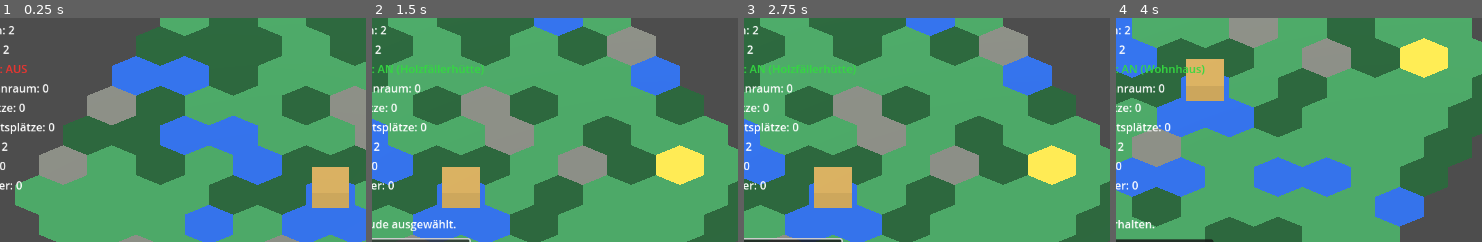
Above: before the commit, frames 1-4 (left to right).
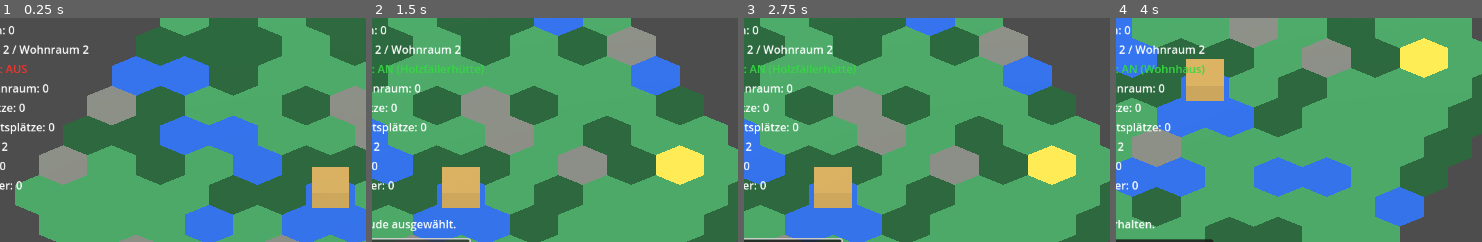
Above: after the commit, the same moments.

Repository: Ranu4922/CodexGame
Game: Godot game, scene res://scenes/Main.tscn
Same seed, same stepped clock (60 frames per second), same inputs: the game is played once before the commit and once after it.
Inputs (mouse positions are % of the whole screen's width and height, from its top left):
- Up to frame 1 (0.25 s): no input
- Up to frame 2 (1.5 s): tap Enter at 0.5 s; move the mouse to (78, 45) at 0.52 s; hold D 0.53-1.25 s; tap B at 0.6 s; click (78, 45) at 0.67 s; click "Holzfällerhütte" at 1.25 s
- Up to frame 3 (2.75 s): click "Steinmine" at 2 s
- Up to frame 4 (4 s): click "Wohnhaus" at 2.75 s; tap Space at 3.5 s; move the mouse to (33, 55) at 3.52 s; hold S from 3.53 s (still down); tap R at 3.6 s
The pictures show only the part of the screen within x 9-59%, y 10-60%; the shares and areas given below are measured in that part.

The runs differ from the first frame. In frame 1, 0.4% of the frame differs, in the area x 2-25%, y 3-17%; in frame 2, 0.5%; in frame 3, 0.5%; in frame 4, 0.5%.

Commit message:
Simplify permanent HUD display

Diff:
--- a/scripts/game_world.gd
+++ b/scripts/game_world.gd
@@ -4,14 +4,8 @@
 @onready var build_mode_label: Label = $CanvasLayer/BuildModeLabel
 @onready var resource_label: Label = $CanvasLayer/ResourceLabel
 @onready var stone_label: Label = $CanvasLayer/StoneLabel
-@onready var housing_label: Label = $CanvasLayer/HousingLabel
 @onready var population_label: Label = $CanvasLayer/PopulationLabel
-@onready var free_housing_label: Label = $CanvasLayer/FreeHousingLabel
-@onready var workplace_label: Label = $CanvasLayer/WorkplaceLabel
-@onready var free_workplace_label: Label = $CanvasLayer/FreeWorkplaceLabel
 @onready var unemployed_label: Label = $CanvasLayer/UnemployedLabel
-@onready var lumberjack_worker_label: Label = $CanvasLayer/LumberjackWorkerLabel
-@onready var miner_worker_label: Label = $CanvasLayer/MinerWorkerLabel
 @onready var selected_building_label: Label = $CanvasLayer/SelectedBuildingLabel
 @onready var message_label: Label = $CanvasLayer/MessageLabel
 @onready var info_panel: PanelContainer = $CanvasLayer/InfoPanel
@@ -23,13 +17,11 @@
 
 var message_version: int = 0
 var selected_building_name: String = "-"
+var current_population: int = 0
+var current_housing_capacity: int = 0
 var building_workplaces: Dictionary = {
-	"lumberjack_hut": 1,
-	"stone_mine": 1,
-}
-var building_name_to_type: Dictionary = {
-	"Holzfällerhütte": "lumberjack_hut",
-	"Steinmine": "stone_mine",
+	"Holzfällerhütte": 1,
+	"Steinmine": 1,
 }
 var info_panel_resize_version: int = 0
 var info_panel_position: Vector2 = Vector2(16.0, 452.0)
@@ -48,19 +40,18 @@
 	hex_grid.stone_changed.connect(_on_stone_changed)
 	hex_grid.housing_changed.connect(_on_housing_changed)
 	hex_grid.population_changed.connect(_on_population_changed)
-	hex_grid.free_housing_changed.connect(_on_free_housing_changed)
 	hex_grid.work_changed.connect(_on_work_changed)
 	hex_grid.message_changed.connect(_on_message_changed)
 	lumberjack_button.pressed.connect(_on_lumberjack_button_pressed)
 	house_button.pressed.connect(_on_house_button_pressed)
 	stone_mine_button.pressed.connect(_on_stone_mine_button_pressed)
+	current_population = hex_grid.population
+	current_housing_capacity = hex_grid.housing_capacity
 	_on_build_mode_changed(false)
 	_on_selected_building_changed("-")
 	_on_wood_changed(hex_grid.wood)
 	_on_stone_changed(hex_grid.stone)
-	_on_housing_changed(hex_grid.housing_capacity)
-	_on_population_changed(hex_grid.population)
-	_on_free_housing_changed(hex_grid.free_housing)
+	_update_population_housing_label()
 	_on_work_changed(
 		hex_grid.unemployed_count,
 		hex_grid.lumberjack_count,
@@ -237,37 +228,27 @@
 
 
 func _on_housing_changed(amount: int) -> void:
-	housing_label.text = "Wohnraum: %d" % amount
+	current_housing_capacity = amount
+	_update_population_housing_label()
 
 
 func _on_population_changed(amount: int) -> void:
-	population_label.text = "Bewohner: %d" % amount
-
-
-func _on_free_housing_changed(amount: int) -> void:
-	free_housing_label.text = "Freier Wohnraum: %d" % amount
-
-
-func _on_work_changed(unemployed: int, lumberjacks: int, miners: int, workplaces: int, free_workplaces: int) -> void:
-	workplace_label.text = "Arbeitsplätze: %d" % workplaces
-	free_workplace_label.text = "Freie Arbeitsplätze: %d" % free_workplaces
+	current_population = amount
+	_update_population_housing_label()
+
+
+func _update_population_housing_label() -> void:
+	population_label.text = "Bewohner: %d / Wohnraum %d" % [current_population, current_housing_capacity]
+
+
+func _on_work_changed(unemployed: int, _lumberjacks: int, _miners: int, _workplaces: int, _free_workplaces: int) -> void:
 	unemployed_label.text = "Arbeitslos: %d" % unemployed
-	lumberjack_worker_label.text = "Holzfäller: %d" % lumberjacks
-	miner_worker_label.text = "Bergarbeiter: %d" % miners
-
-
-func _get_workplaces_for_building_type(building_type: String) -> int:
-	if not building_workplaces.has(building_type):
+
+
+func _get_workplaces_for_building_name(building_name: String) -> int:
+	if not building_workplaces.has(building_name):
 		return 0
-	return int(building_workplaces[building_type])
-
-
-func _get_workplaces_for_building_name(building_name: String) -> int:
-	if not building_name_to_type.has(building_name):
-		return 0
-
-	var building_type: String = String(building_name_to_type[building_name])
-	return _get_workplaces_for_building_type(building_type)
+	return int(building_workplaces[building_name])
 
 
 func _on_message_changed(text: String) -> void:
